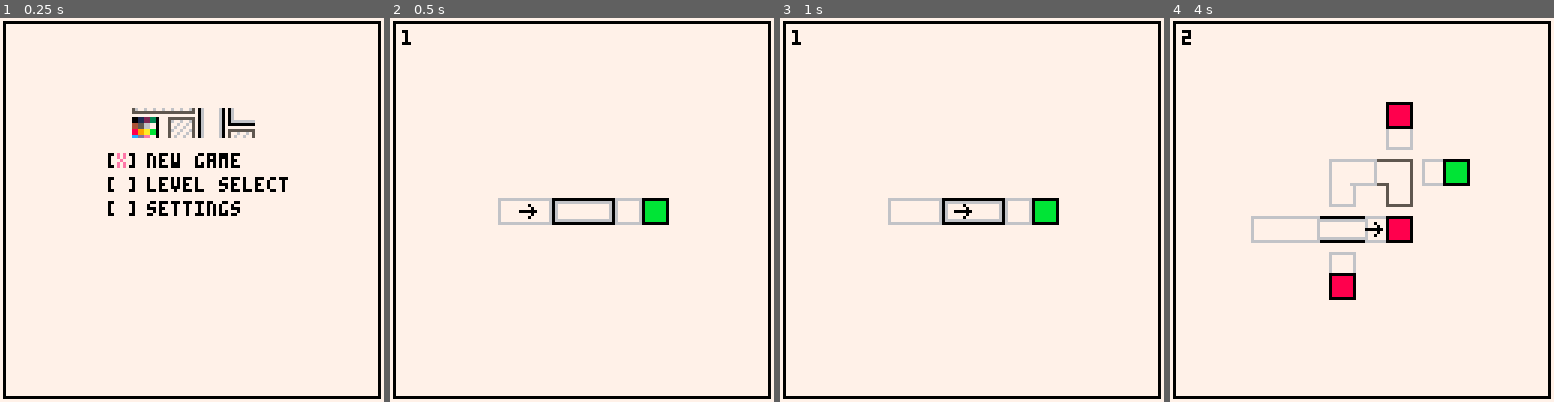
Above: before the commit, frames 1-4 (left to right).
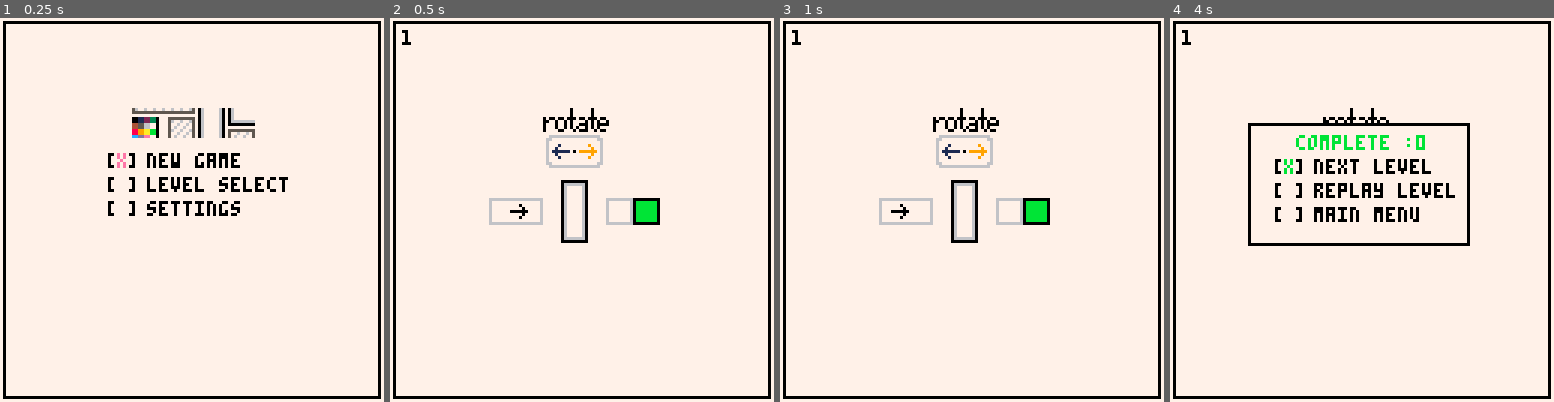
Above: after the commit, the same moments.

Repository: kreludan/rotatoes
Game: PICO-8 cartridge rotatoes.p8
Same seed, same stepped clock (60 frames per second), same inputs: the game is played once before the commit and once after it.
Inputs:
- Up to frame 1 (0.25 s): no input
- Up to frame 2 (0.5 s): tap X (X key) at 0.33 s
- Up to frame 3 (1 s): tap O (Z key) at 0.7 s
- Up to frame 4 (4 s): tap X (X key) at 1.07, 1.85, 2.97 s; hold Right 1.6-2.1 s; tap O (Z key) every 0.4 s from 1.7 to 3.7 s; hold Up 2.15-2.42 s; hold Right 2.47-3.03 s; hold Left 3.08-3.58 s; hold Down 3.63-3.97 s

Frame 1 is identical in both runs. In frame 2, 2.8% of the frame differs, in the area x 25-73%, y 23-59%; in frame 3, 2.8%; in frame 4, 7.3%, in the area x 3-79%, y 3-74%.

Commit message:
First 2 tutorial levels reconstructed

Diff:
--- a/rotatoes.p8
+++ b/rotatoes.p8
@@ -986,13 +986,15 @@
 end
 
 level_blueprints = {
-    "1-goal,88,64|player,40,64-horiz,64,64-corrend_left,40,64|corrend_right,49,64|corr_singleton,79,64|corr_singleton,88,64-right,0|right,1",
-    "2-deathtile,76,70|deathtile,76,32|deathtile,57,89|goal,95,51|player,31,70-vert,57,70|l2,76,51-corrend_left,31,70|corr_horiz,38,70|corrend_right,45,70|corr_singleton,69,70|corr_singleton,76,70|corr_singleton,57,82|corr_singleton,57,89|corrend_down,57,58|corr_turn_upleft,57,51|corrend_right,64,51|corr_singleton,76,39|corr_singleton,76,32|corr_singleton,88,51|corr_singleton,95,51-left,0|left,0|left,0|left,0|right,1",    "3-goal,104,63|enemy_basic,90,63|player,22,63-horiz,48,63|horiz,78,63-corrend_left,22,63|corr_horiz,29,63|corrend_right,36,63|corrend_left,60,63|corrend_left,48,75|corr_horiz,55,75|corr_horiz,62,75|corr_horiz,69,75|corr_horiz,76,75|corrend_right,78,75|corrend_right,66,63|corrend_left,90,63|corrend_right,97,63|corrend_right,104,63-left,0|left,1|left,1",
-    "4-goal,83,28|enemy_basic,40,47|player,40,85-horiz,45,85|plus,59,47|horiz,83,47-corrend_down,45,73|corr_turn_upleft,45,66|corr_horiz,52,66|corr_turn_downright,59,66|corrend_up,59,59|corrend_right,47,47|corrend_left,40,47|corrend_down,59,35|corrend_up,59,28|corr_singleton,71,47|corr_singleton,83,35|corr_singleton,83,28-right,0|left,1|right,1"
+    "1-goal,85,64|player,37,64-vert,61,64-corrend_left,37,64|corrend_right,46,64|corr_singleton,76,64|corr_singleton,85,64-right,0|right,1",
+    "2-goal,85,64|player,31,64-horiz,31,64|vert,61,64-corr_singleton,46,64|corr_singleton,76,64|corr_singleton,85,64-right,0|right,1",
 }
 
 function draw_level_text()
     if level_num == 1 then
+        sspr(106, 108, 23, 21, 51, 30)
+    elseif level_num == 2 then
+        sspr(71, 108, 35, 21, 44, 30)
     end
 end
 -->8
@@ -1278,14 +1280,14 @@
 ffffffffffffffffffffffffffffffffffffffffffffffffffffffffffffffffffffffff0fff0ff0f0fffffff0ff0f0f0ff0f0ff0f0fff0ff0f0f0ff0f0f0fff
 ffffffffffffffffffffffffffffff555555555555555555555555555555555555555ffff0ff0ff0ff00ff000fff0f0ff000f000ff0ffff00fff0f000ff0f00f
 fffffffffffffffffffffffffffff55777777777777777777777777777777777777755fffffffffffffffffffffffffffffff0ffffffffffffffffffffffffff
-fffffffffffffffffffffffffffff57777777777770777777770777777777777777775ffffffffff55555555555555555ffff0ffffff55555555555555555fff
-fffffffffffffffffffffffffffff57777777777770777777770777777777777777775fffffffff5577777777777777755fffffffff5577777777777777755ff
-fffffffffffffffffffffffffffff57070077007700077007700077007770077700075fffffffff57788888777b777b775fffffffff5777777777777777775ff
-fffffffffffffffffffffffffffff57007770770770777770770770770707707077775fffffffff57777778777b777b775fffffffff5777177777777797775ff
-fffffffffffffffffffffffffffff57077770770770777000770770770700007700775fffffffff577777877777b7b7775fffffffff5771777777777779775ff
-fffffffffffffffffffffffffffff57077770770770770770770770770707777777075fffffffff5777787770777b77775fffffffff5711111170799999975ff
-fff0ffff8fffff2ffefffffffffff57077770770770770770770770770707777777075fffffffff577787777777b7b7775fffffffff5771777777777779775ff
-ffff0ffff8fffff2fefefffffffff57077777007777077000777077007770007000775fffffffff57787777777b777b775fffffffff5777177777777797775ff
-000000f8888f2222feeeeffffffff57777777777777777777777777777777777777775fffffffff57788888777b777b775fffffffff5777777777777777775ff
-ffff0ffff8fffff2fefefffffffff55777777777777777777777777777777777777755fffffffff5577777777777777755fffffffff5577777777777777755ff
-fff0ffff8fffff2ffeffffffffffff555555555555555555555555555555555555555fffffffffff55555555555555555fffffffffff55555555555555555fff
+fffffffffffffffffffffffffffff57777777777770777777770777777777777777775ffffffffff66666666666666666ffff0ffffff66666666666666666fff
+fffffffffffffffffffffffffffff57777777777770777777770777777777777777775fffffffff6677777777777777766fffffffff6677777777777777766ff
+fffffffffffffffffffffffffffff57070077007700077007700077007770077700075fffffffff67788888777b777b776fffffffff6777777777777777776ff
+fffffffffffffffffffffffffffff57007770770770777770770770770707707077775fffffffff67777778777b777b776fffffffff6777177777777797776ff
+fffffffffffffffffffffffffffff57077770770770777000770770770700007700775fffffffff677777877777b7b7776fffffffff6771777777777779776ff
+fffffffffffffffffffffffffffff57077770770770770770770770770707777777075fffffffff6777787770777b77776fffffffff6711111170799999976ff
+fff0ffff8fffff2ffefffffffffff57077770770770770770770770770707777777075fffffffff677787777777b7b7776fffffffff6771777777777779776ff
+ffff0ffff8fffff2fefefffffffff57077777007777077000777077007770007000775fffffffff67787777777b777b776fffffffff6777177777777797776ff
+000000f8888f2222feeeeffffffff57777777777777777777777777777777777777775fffffffff67788888777b777b776fffffffff6777777777777777776ff
+ffff0ffff8fffff2fefefffffffff55777777777777777777777777777777777777755fffffffff6677777777777777766fffffffff6677777777777777766ff
+fff0ffff8fffff2ffeffffffffffff555555555555555555555555555555555555555fffffffffff66666666666666666fffffffffff66666666666666666fff
--- a/src/4.levels.lua
+++ b/src/4.levels.lua
@@ -19,12 +19,14 @@
 end
 
 level_blueprints = {
-    "1-goal,88,64|player,40,64-horiz,64,64-corrend_left,40,64|corrend_right,49,64|corr_singleton,79,64|corr_singleton,88,64-right,0|right,1",
-    "2-deathtile,76,70|deathtile,76,32|deathtile,57,89|goal,95,51|player,31,70-vert,57,70|l2,76,51-corrend_left,31,70|corr_horiz,38,70|corrend_right,45,70|corr_singleton,69,70|corr_singleton,76,70|corr_singleton,57,82|corr_singleton,57,89|corrend_down,57,58|corr_turn_upleft,57,51|corrend_right,64,51|corr_singleton,76,39|corr_singleton,76,32|corr_singleton,88,51|corr_singleton,95,51-left,0|left,0|left,0|left,0|right,1",    "3-goal,104,63|enemy_basic,90,63|player,22,63-horiz,48,63|horiz,78,63-corrend_left,22,63|corr_horiz,29,63|corrend_right,36,63|corrend_left,60,63|corrend_left,48,75|corr_horiz,55,75|corr_horiz,62,75|corr_horiz,69,75|corr_horiz,76,75|corrend_right,78,75|corrend_right,66,63|corrend_left,90,63|corrend_right,97,63|corrend_right,104,63-left,0|left,1|left,1",
-    "4-goal,83,28|enemy_basic,40,47|player,40,85-horiz,45,85|plus,59,47|horiz,83,47-corrend_down,45,73|corr_turn_upleft,45,66|corr_horiz,52,66|corr_turn_downright,59,66|corrend_up,59,59|corrend_right,47,47|corrend_left,40,47|corrend_down,59,35|corrend_up,59,28|corr_singleton,71,47|corr_singleton,83,35|corr_singleton,83,28-right,0|left,1|right,1"
+    "1-goal,85,64|player,37,64-vert,61,64-corrend_left,37,64|corrend_right,46,64|corr_singleton,76,64|corr_singleton,85,64-right,0|right,1",
+    "2-goal,85,64|player,31,64-horiz,31,64|vert,61,64-corr_singleton,46,64|corr_singleton,76,64|corr_singleton,85,64-right,0|right,1",
 }
 
 function draw_level_text()
     if level_num == 1 then
+        sspr(106, 108, 23, 21, 51, 30)
+    elseif level_num == 2 then
+        sspr(71, 108, 35, 21, 44, 30)
     end
 end
--- a/src/utils/encode_level_as_string.lua
+++ b/src/utils/encode_level_as_string.lua
@@ -32,19 +32,35 @@
     return blueprint_string
 end
 
-level = {level_num = 1,
+level = {level_num = 2,
          character_blueprint = {
-             {"goal", 88, 64, "right", 0},
-             {"player", 40, 64, "right", 1}
+             {"goal", 85, 64, "right", 0},
+             {"player", 31, 64, "right", 1}
          },
          rotator_blueprint = {
-             { "horiz", 64, 64 },
+             { "horiz", 31, 64 },
+             { "vert", 61, 64 },
          },
          static_tile_blueprint = {
-             { "corrend_left", 40, 64 },
-             { "corrend_right", 49, 64 },
-             { "corr_singleton", 79, 64 },
-             { "corr_singleton", 88, 64 }
+             { "corr_singleton", 46, 64 },
+             { "corr_singleton", 76, 64 },
+             { "corr_singleton", 85, 64 }
          }}
 
 print(encode_level_as_string(level))
+
+
+level1 = {level_num = 1,
+          character_blueprint = {
+              {"goal", 85, 64, "right", 0},
+              {"player", 37, 64, "right", 1}
+          },
+          rotator_blueprint = {
+              { "vert", 61, 64 },
+          },
+          static_tile_blueprint = {
+              { "corrend_left", 37, 64 },
+              { "corrend_right", 46, 64 },
+              { "corr_singleton", 76, 64 },
+              { "corr_singleton", 85, 64 }
+          }}
